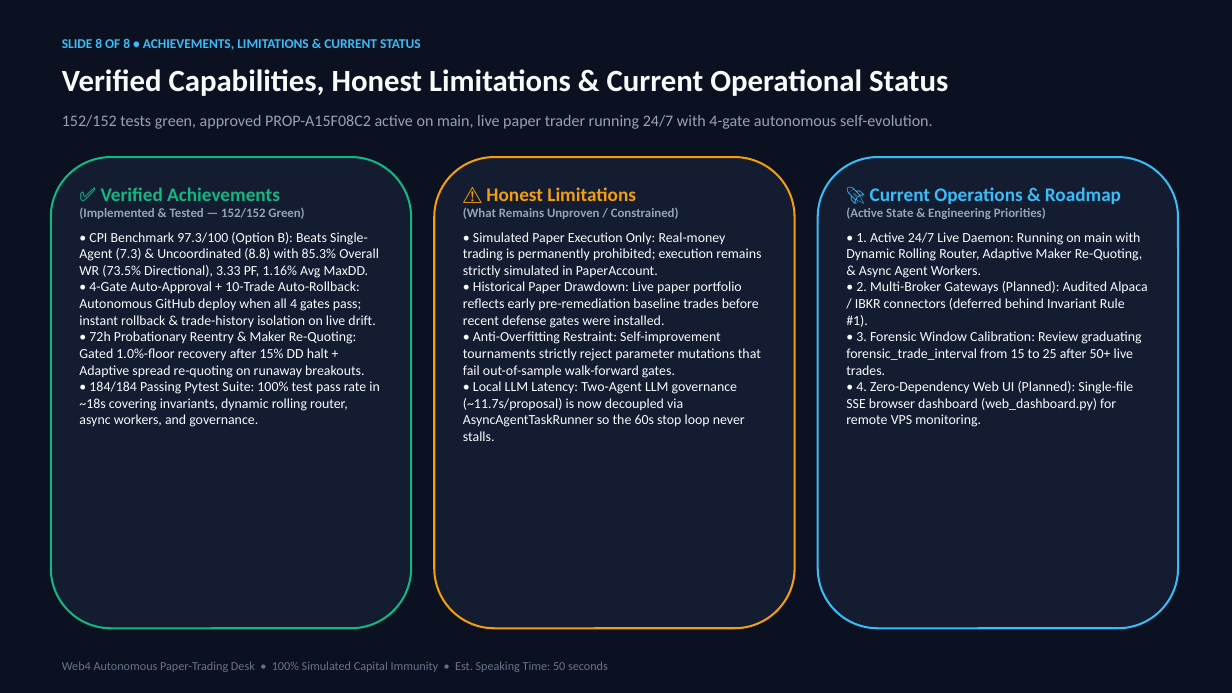
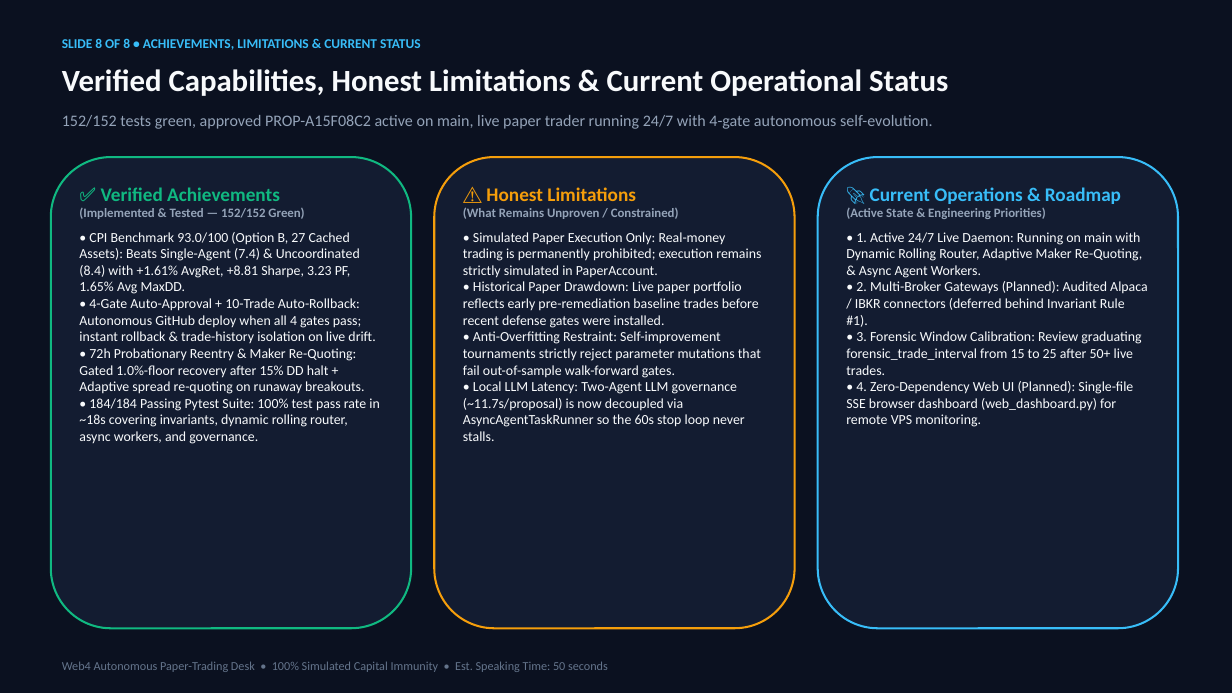
Before and after one commit to iShmuel/web4-trading-agent, a slide deck: slide 8 of web4_trading_agent_presentation.pptx. Drawn at 1232x693 pixels with LibreOffice and Linux fonts; fonts in the diff are those of the drawing. Boxes give left, top, right and bottom in pixels: in the first picture for what was removed or moved away, otherwise in the second. Text is boxed around its words. In the diff, an @@ line names an element or a change of style, - is before the commit and + after.

Commit message:
Sync presentation (.pptx, .pdf, HTML, & previews) with post-parole 27-asset CPI 93.0/100

```diff
--- a/web4_trading_agent_presentation.pptx
+++ b/web4_trading_agent_presentation.pptx
@@ text in rounded rectangle at (x1=79, y1=232, x2=360, y2=294): text changed @@
-• CPI Benchmark 97.3/100 (Option B): Beats Single-Agent (7.3) & Uncoordinated (8.8) with 85.3% Overall WR (73.5% Directional), 3.33 PF, 1.16% Avg MaxDD.
+• CPI Benchmark 93.0/100 (Option B, 27 Cached Assets): Beats Single-Agent (7.4) & Uncoordinated (8.4) with +1.61% AvgRet, +8.81 Sharpe, 3.23 PF, 1.65% Avg MaxDD.
```
Also in this commit, not shown: 4 other files.
